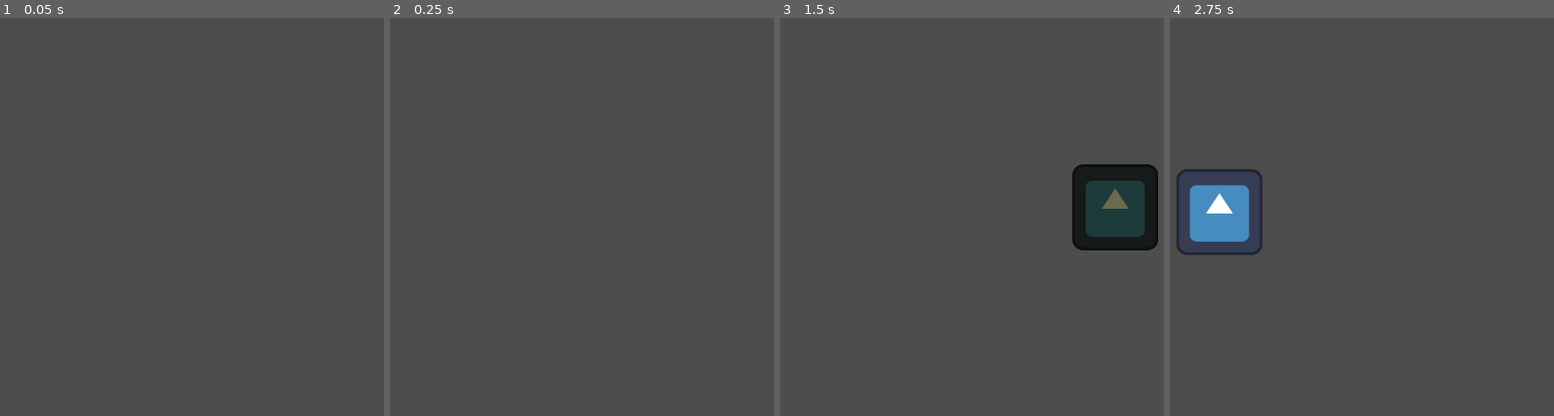
Above: before the commit, frames 1-4 (left to right).
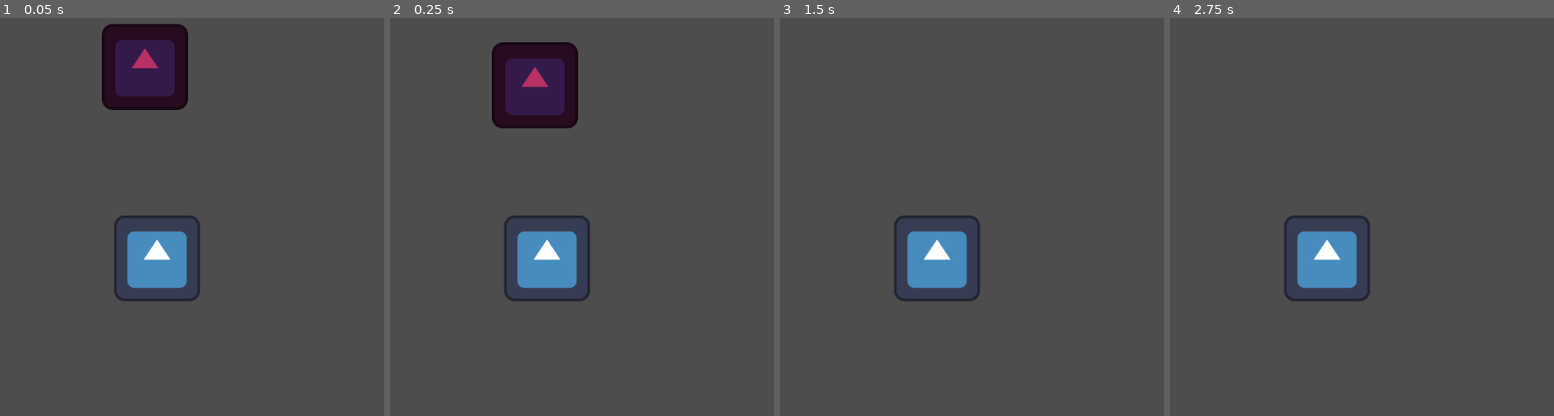
Above: after the commit, the same moments.

Repository: MikalMica/Mascarada-to-wapa
Game: Godot game, scene res://Scenes/Scenarios/HitCollisionPrueba.tscn
Two runs of this game, one before a commit and one after it. Both use one fixed random seed, a clock stepped at 60 frames per second and the inputs below. Before the commit the project starts from res://Scenes/Scenarios/TheGuaguaTrials.tscn. The engine's default icon, where the game draws it, is replaced by a stand-in: a white triangle on a blue panel in a dark square.
Inputs:
- Up to frame 1 (0.05 s): no input
- Up to frame 2 (0.25 s): no input
- Up to frame 3 (1.5 s): hold E (default_mask) 0.53-1.28 s; tap R (object_mask) at 1.35 s
- Up to frame 4 (2.75 s): tap Enter at 2 s; hold E (default_mask) from 2.03 s (still down)

The runs differ from the first frame. In frame 1, 7.6% of the frame differs, in the area x 26-53%, y 1-72%; in frame 2, 7.6%, in the area x 26-53%, y 6-72%; in frame 3, 7.6%; in frame 4, 5.7%.

Commit message:
las increibles 6 lineas de la colision de guillermo

Diff:
--- /dev/null
+++ b/MascaradaToWapa/Scenes/Scenarios/HitCollisionPrueba.tscn
@@ -0,0 +1,46 @@
+[gd_scene format=3 uid="uid://cil4fggmn47c8"]
+
+[ext_resource type="Texture2D" uid="uid://b8kuer3e50nnx" path="res://icon.svg" id="1_hcnh4"]
+[ext_resource type="Script" uid="uid://bjphjrvv6xm7t" path="res://Scripts/PlayerOnDamage.gd" id="1_ijlnl"]
+
+[sub_resource type="RectangleShape2D" id="RectangleShape2D_ijlnl"]
+size = Vector2(125, 125)
+
+[sub_resource type="CircleShape2D" id="CircleShape2D_ijlnl"]
+
+[node name="HitCollisionPrueba" type="Node2D" unique_id=961999262]
+
+[node name="Player" type="Node2D" parent="." unique_id=443897285]
+position = Vector2(519, 413)
+
+[node name="RigidBody2D" type="Area2D" parent="Player" unique_id=1440000083]
+collision_mask = 2
+script = ExtResource("1_ijlnl")
+
+[node name="CollisionShape2D" type="CollisionShape2D" parent="Player/RigidBody2D" unique_id=1283544681]
+shape = SubResource("RectangleShape2D_ijlnl")
+
+[node name="Sprite2D" type="Sprite2D" parent="Player/RigidBody2D" unique_id=1797214616]
+texture = ExtResource("1_hcnh4")
+
+[node name="Enemy" type="Node2D" parent="." unique_id=702559612]
+position = Vector2(502, 127)
+
+[node name="RigidBody2D" type="RigidBody2D" parent="Enemy" unique_id=1642339163]
+collision_layer = 2
+collision_mask = 3
+
+[node name="CollisionShape2D" type="CollisionShape2D" parent="Enemy/RigidBody2D" unique_id=1892883241]
+shape = SubResource("RectangleShape2D_ijlnl")
+
+[node name="Sprite2D" type="Sprite2D" parent="Enemy/RigidBody2D" unique_id=1948968393]
+modulate = Color(0.726486, 0.18839613, 0.39425033, 1)
+position = Vector2(-1, 0)
+texture = ExtResource("1_hcnh4")
+
+[node name="Area2D" type="Area2D" parent="Enemy/RigidBody2D" unique_id=1660650918]
+collision_layer = 2
+collision_mask = 0
+
+[node name="CollisionShape2D" type="CollisionShape2D" parent="Enemy/RigidBody2D/Area2D" unique_id=2052899032]
+shape = SubResource("CircleShape2D_ijlnl")
--- /dev/null
+++ b/MascaradaToWapa/Scripts/PlayerOnDamage.gd
@@ -0,0 +1,10 @@
+extends Area2D
+
+
+# Called when the node enters the scene tree for the first time.
+func _ready() -> void:
+	area_entered.connect(_on_enemy_hit)
+	pass # Replace with function body.
+
+func _on_enemy_hit(other):
+	print("Me duele")
--- a/MascaradaToWapa/project.godot
+++ b/MascaradaToWapa/project.godot
@@ -11,7 +11,7 @@
 [application]
 
 config/name="Mascarada-to-wapa"
-run/main_scene="uid://dxdm0u0u5ut4o"
+run/main_scene="uid://cil4fggmn47c8"
 config/features=PackedStringArray("4.6", "Forward Plus")
 config/icon="res://icon.svg"
 
@@ -32,6 +32,13 @@
 ]
 }
 
+[layer_names]
+
+2d_physics/layer_1="Player"
+2d_physics/layer_2="Enemy"
+2d_physics/layer_3="Enviroment"
+2d_physics/layer_4="Prop"
+
 [physics]
 
 3d/physics_engine="Jolt Physics"
Not shown, added: MascaradaToWapa/Scripts/PlayerOnDamage.gd.uid
